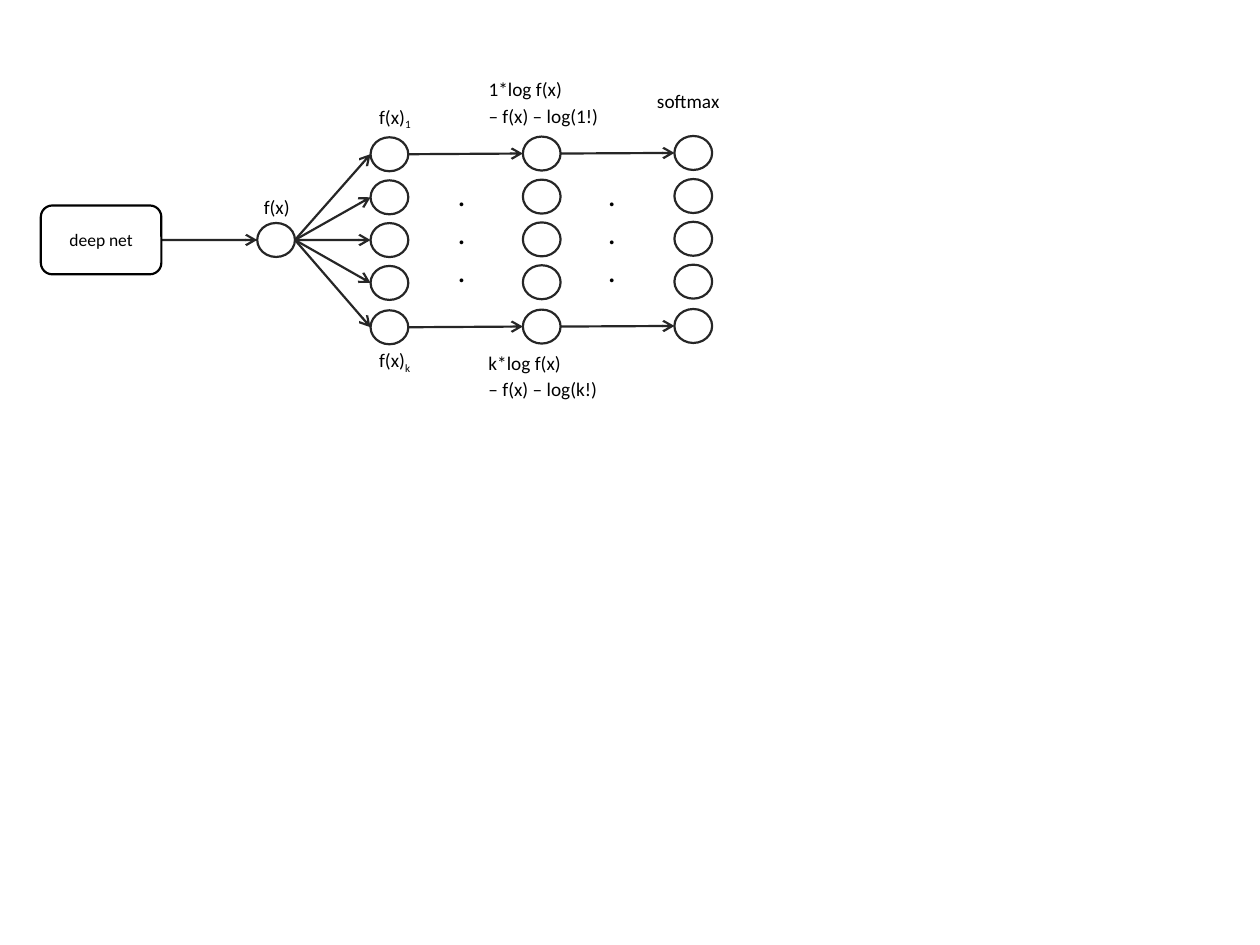
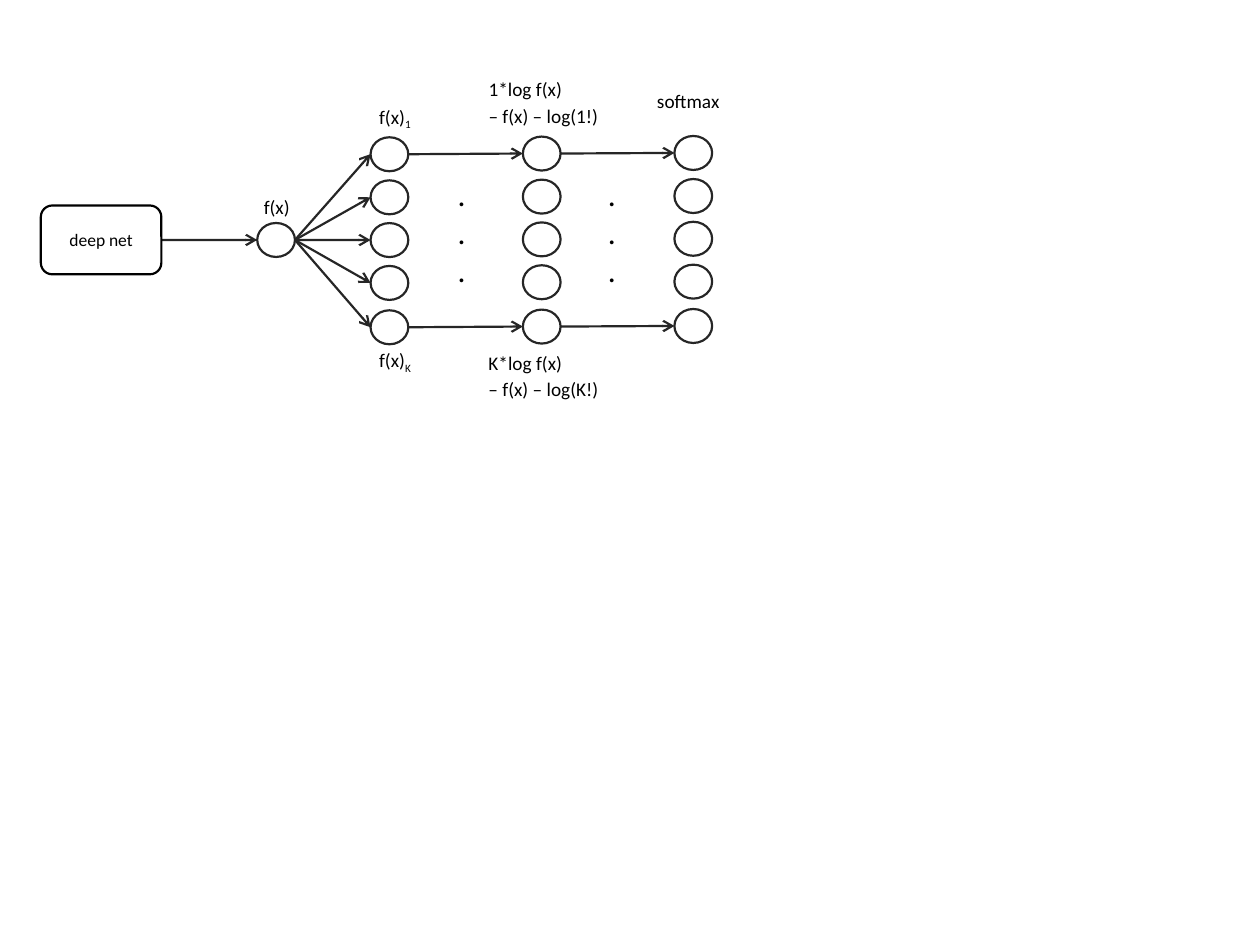
Before and after one commit to christopher-beckham/msc, a slide deck: slide 1 of experiments/earth_mover/diagrams.pptx. Drawn at 1260x945 pixels with LibreOffice and Linux fonts; fonts in the diff are those of the drawing. Boxes give left, top, right and bottom in pixels: in the first picture for what was removed or moved away, otherwise in the second. Text is boxed around its words. In the diff, an @@ line names an element or a change of style, - is before the commit and + after.

```diff
--- a/experiments/earth_mover/diagrams.pptx
+++ b/experiments/earth_mover/diagrams.pptx
@@ text at [379, 353, 411, 372]: text changed @@
-f(x)k
+f(x)K
@@ text at [488, 356, 599, 400]: text changed @@
-k*log f(x)
-– f(x) – log(k!)
+K*log f(x)
+– f(x) – log(K!)
```
Also in this commit, not shown: 25 other files.
